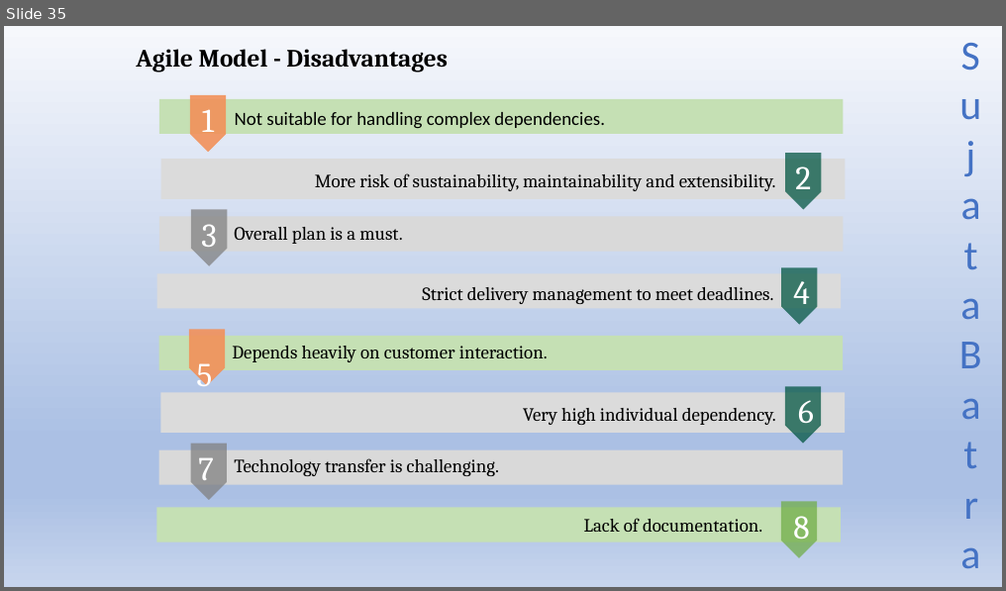
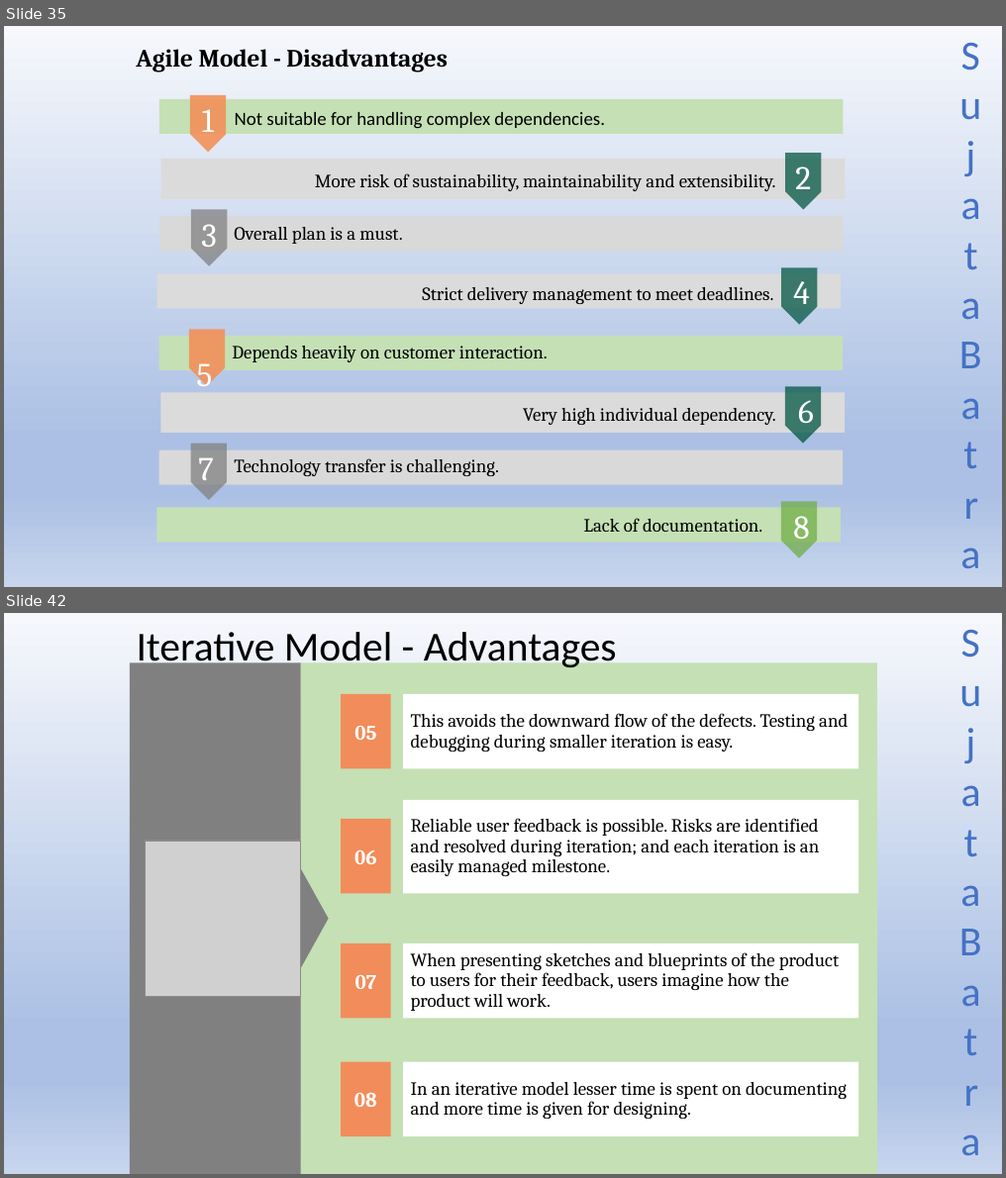
Before and after one commit to Sujatabatra/SapientNov2021QABatch, a slide deck: QA/QA Study Material.pptx. Shown one above the other, each under a label of ours: slide 35 before the commit, slides 35 and 42 after it; the slides between them are not shown. The pictures are 1006x591 and 1006x1178 pixels, drawn with LibreOffice and Linux fonts; fonts in the diff are those of the drawing; grey boxes stand for pictures. Boxes give left, top, right and bottom in pixels: in the first picture for what was removed or moved away, otherwise in the second. Text is boxed around its words. In the diff, an @@ line names an element or a change of style, - is before the commit and + after.

```diff
--- a/QA/QA Study Material.pptx
+++ b/QA/QA Study Material.pptx
@@ slide 42 added at <box>4,613,1002,1174</box>, background gradient #F6F8FC to #ABC0E4 to #C7D5ED; not listed: 1 template element that a slide beside it also shows @@
@@ title added at <box>137,632,617,671</box>, 39.6 pt, text #000000 @@
+Iterative Model - Advantages
@@ right arrow callout added at <box>130,663,329,1174</box>, fill #808080 @@
@@ rectangle added at <box>300,663,877,1174</box>, fill #C5E0B4 @@
@@ rectangle added at <box>341,694,391,768</box>, fill #F28C5A, 20 pt, text #FFFFFF, bold @@
+05
@@ rectangle added at <box>403,694,858,768</box>, fill #FFFFFF, 18 pt, text #000000 @@
+This avoids the downward flow of the defects. Testing and debugging during smaller iteration is easy.
@@ rectangle added at <box>341,819,391,894</box>, fill #F28C5A, 20 pt, text #FFFFFF, bold @@
+06
@@ rectangle added at <box>403,800,858,894</box>, fill #FFFFFF, 18 pt, text #000000 @@
+Reliable user feedback is possible. Risks are identified and resolved during iteration; and each iteration is an easily managed milestone.
@@ picture added at <box>145,841,300,996</box> @@
@@ rectangle added at <box>341,944,391,1019</box>, fill #F28C5A, 20 pt, text #FFFFFF, bold @@
+07
@@ rectangle added at <box>403,944,858,1019</box>, fill #FFFFFF, 18 pt, text #000000 @@
+When presenting sketches and blueprints of the product to users for their feedback, users imagine how the product will work.
@@ rectangle added at <box>341,1062,391,1137</box>, fill #F28C5A, 20 pt, text #FFFFFF, bold @@
+08
@@ rectangle added at <box>403,1062,858,1137</box>, fill #FFFFFF, 18 pt, text #000000 @@
+In an iterative model lesser time is spent on documenting and more time is given for designing.
```
Also in this commit, not shown: 25 other slides added.
